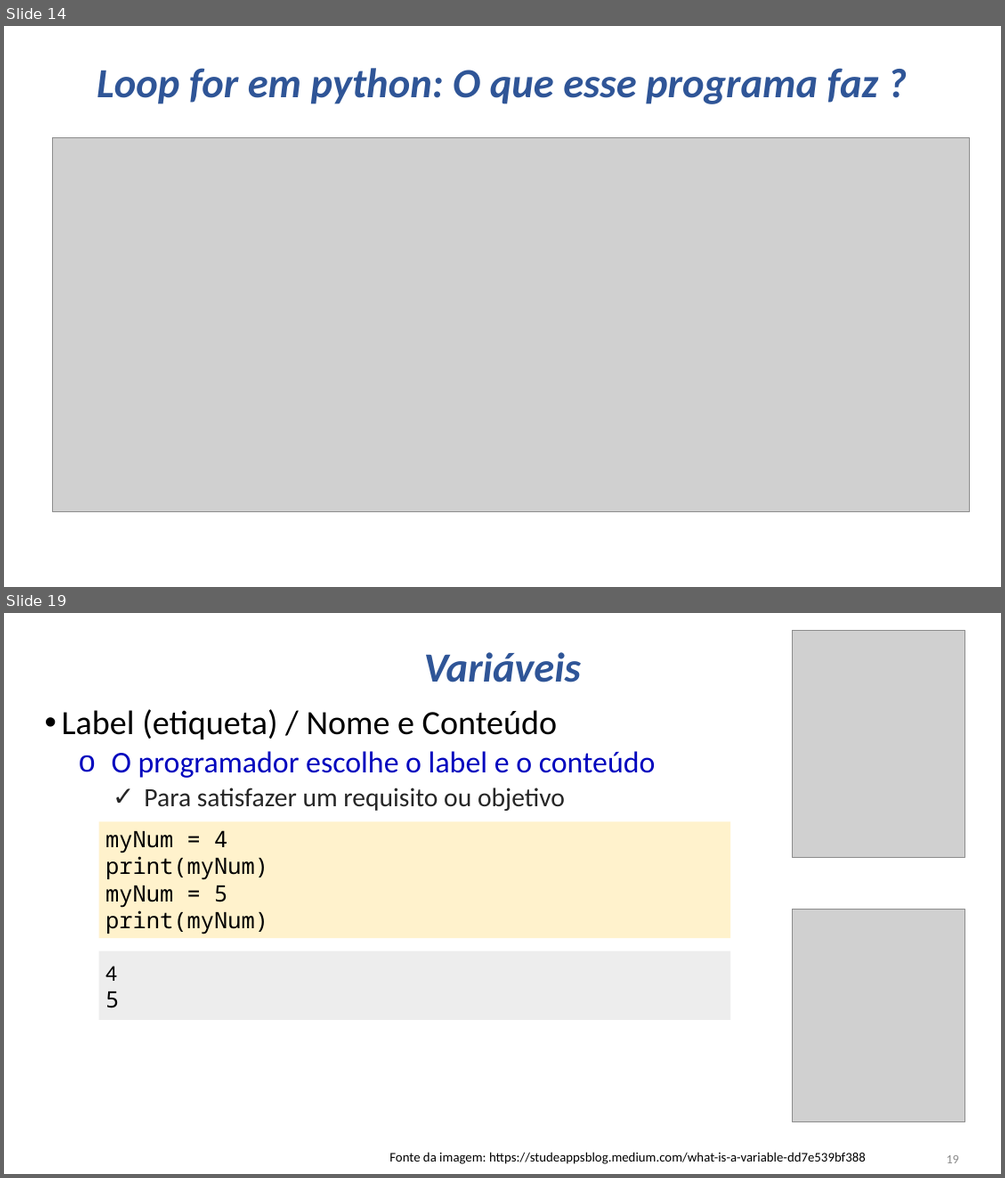
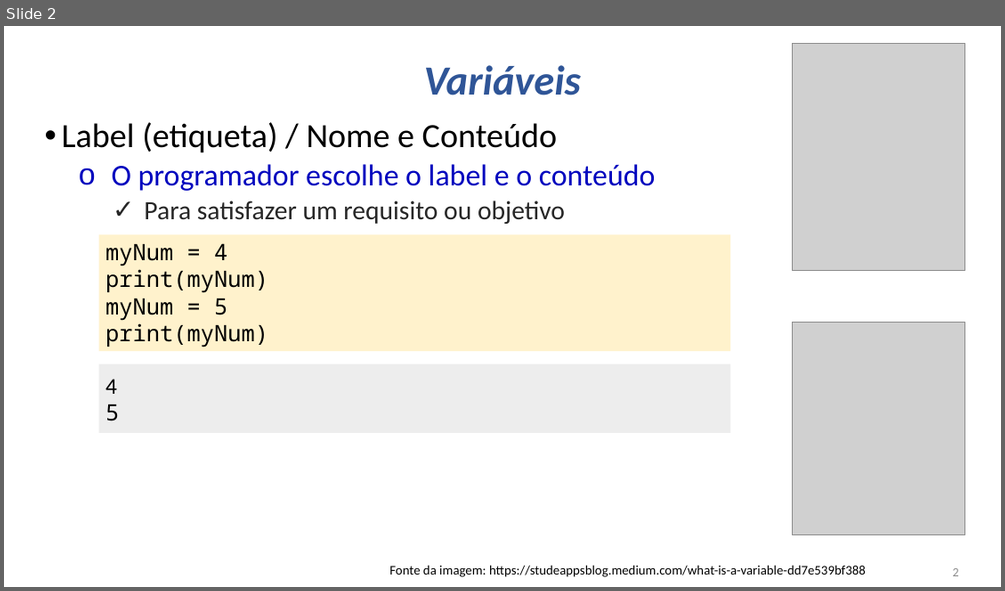
Before and after one commit to alexlopespereira/idp_mestrado, a slide deck: Aulas/Aula2/Aula02_Python_Parte1.pptx. Shown one above the other, each under a label of ours: slides 14 and 19 before the commit, slide 2 after it; the slides between them are not shown. The pictures are 1005x1178 and 1005x591 pixels, drawn with LibreOffice and Linux fonts; fonts in the diff are those of the drawing; grey boxes stand for pictures. Boxes give left, top, right and bottom in pixels: in the first picture for what was removed or moved away, otherwise in the second. Text is boxed around its words. In the diff, an @@ line names an element or a change of style, - is before the commit and + after.

```diff
--- a/Aulas/Aula2/Aula02_Python_Parte1.pptx
+++ b/Aulas/Aula2/Aula02_Python_Parte1.pptx
@@ slide 14 removed at [4, 26, 1001, 587], background #FFFFFF @@
@@ title removed at [97, 68, 878, 104] @@
-Loop for em python: O que esse programa faz ?
@@ picture removed at [53, 138, 970, 511] @@
@@ what was slide 19 is now slide 2 @@
@@ page number at [953, 568, 959, 576]: text changed @@
-19
+2
```
Also in this commit, not shown: 1 slide changed, 16 other slides removed.
